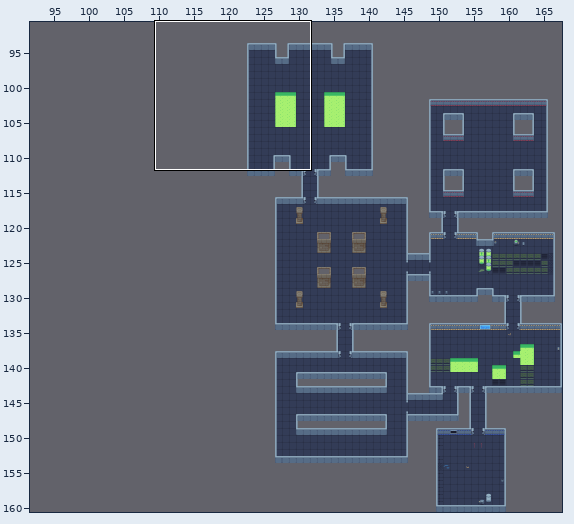
Level history. Tiled map: image/tech3.tmx. Above: a wide view before the commit, with the close-up outlined.
Close-up. Before:
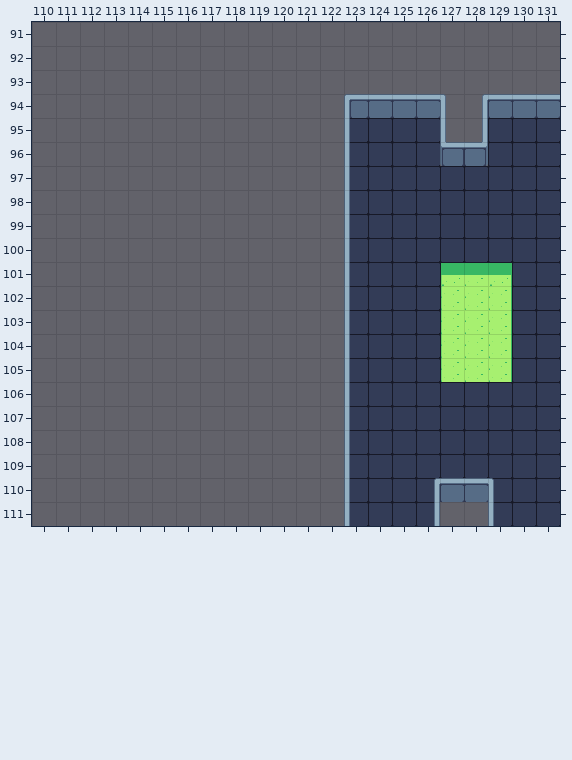
Cells are 32x32 px. Shown: x 110..131, y 91..111. The commit also changed other parts of the map, which this record leaves out.
After the commit:
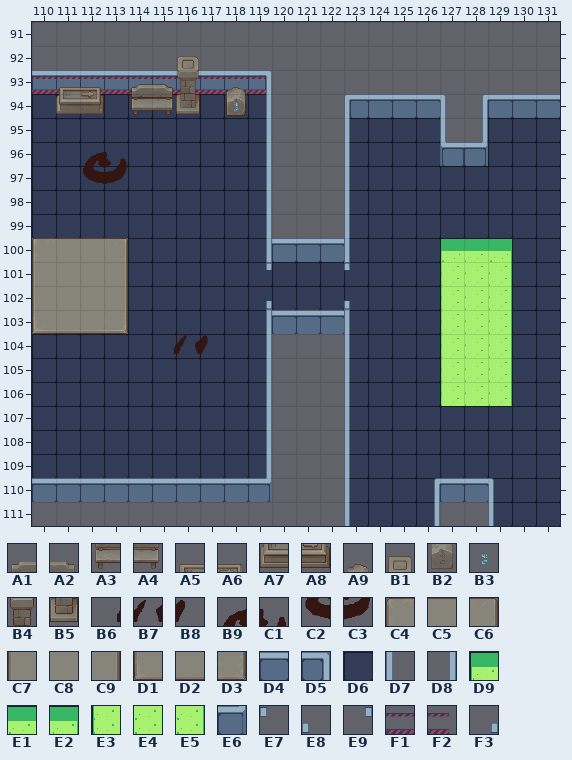
Key: from "TX Props": A1 9, A2 10, A3 25, A4 26, A5 41, A6 42, A7 57, A8 58, A9 87, B1 91, B2 103, B3 104, B4 107, B5 123; from "TX Shadow": B6 96, B7 97, B8 98, B9 189, C1 190, C2 205, C3 206; from "TX Tileset Stone Ground": C4 0, C5 1, C6 2, C7 8, C8 9, C9 10, D1 16, D2 17, D3 18; from "tech": D4 5, D5 8, D6 71, D7 75, D8 83, D9 108, E1 109, E2 110, E3 145, E4 146, E5 147, E6 342, E7 362, E8 399, E9 436, F1 465, F2 468, F3 473.
__ is an empty cell.
The exact change:
Layer "background":
y 94..99: x 110..119 __ __ __ __ __ __ __ __ __ __ -> D6 D6 D6 D6 D6 D6 D6 D6 D6 D6
y 100: x 110..119 __ __ __ __ __ __ __ __ __ __ -> C4 C5 C5 C6 D6 D6 D6 D6 D6 D6; x 127..129 D6 D6 D6 -> D9 E1 E2
y 101: x 110..122 __ __ __ __ __ __ __ __ __ __ __ __ __ -> C7 C8 C8 C9 D6 D6 D6 D6 D6 D6 D6 D6 D6; x 127..129 D9 E1 E2 -> E3 E4 E5
y 102: x 110..122 __ __ __ __ __ __ __ __ __ __ __ __ __ -> C7 C8 C8 C9 D6 D6 D6 D6 D6 D6 D6 D6 D6
y 103: x 110..119 __ __ __ __ __ __ __ __ __ __ -> D1 D2 D2 D3 D6 D6 D6 D6 D6 D6
y 104..105: x 110..119 __ __ __ __ __ __ __ __ __ __ -> D6 D6 D6 D6 D6 D6 D6 D6 D6 D6
y 106: x 110..119 __ __ __ __ __ __ __ __ __ __ -> D6 D6 D6 D6 D6 D6 D6 D6 D6 D6; x 127..129 D6 D6 D6 -> E3 E4 E5
y 107..109: x 110..119 __ __ __ __ __ __ __ __ __ __ -> D6 D6 D6 D6 D6 D6 D6 D6 D6 D6
Layer "walls":
y 93: x 110..119 __ __ __ __ __ __ __ __ __ __ -> D4 D4 D4 D4 D4 D4 D4 D4 D4 D5
y 94..99: x 119 __ -> D8
y 100: x 119..122 __ __ __ __ -> D8 D4 D4 D4
y 101: x 119 __ -> E9; x 123 D7 -> E7
y 102: x 119 __ -> F3; x 123 D7 -> E8
y 103: x 119..122 __ __ __ __ -> D8 D4 D4 D4
y 104..109: x 119 __ -> D8
y 110: x 110..119 __ __ __ __ __ __ __ __ __ __ -> D4 D4 D4 D4 D4 D4 D4 D4 D4 E6
Layer "wall stickers":
y 93: x 110..119 __ __ __ __ __ __ __ __ __ __ -> F1 F1 F1 F1 F1 F1 F1 F1 F1 F2
Layer "props":
y 92: x 116 __ -> B1
y 93: x 111..112 __ __ -> A5 A6; x 114..116 __ __ __ -> A1 A2 B4; x 118 __ -> A9
y 94: x 111..112 __ __ -> A7 A8; x 114..116 __ __ __ -> A3 A4 B5; x 118 __ -> B2
y 96: x 112..113 __ __ -> B9 C1
y 97: x 112..113 __ __ -> C2 C3
y 104: x 115..117 __ __ __ -> B6 B7 B8
Layer "props2":
y 94: x 118 __ -> B3
Pixel boxes of the changes (left, top, right, bottom) in both close-ups:
changed: (32, 56, 350, 502)
changed: (441, 239, 512, 286)
changed: (441, 382, 512, 406)
